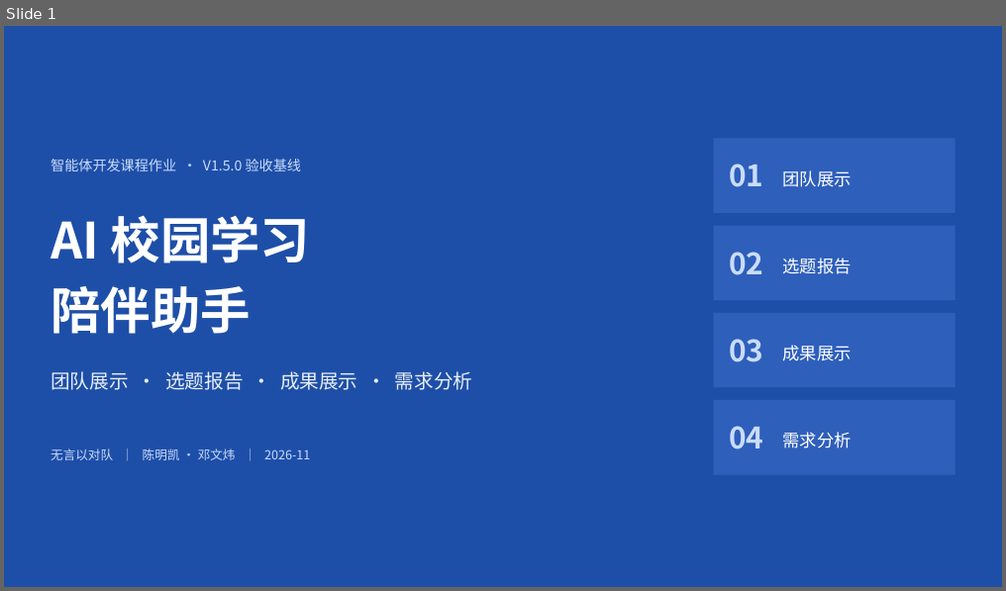
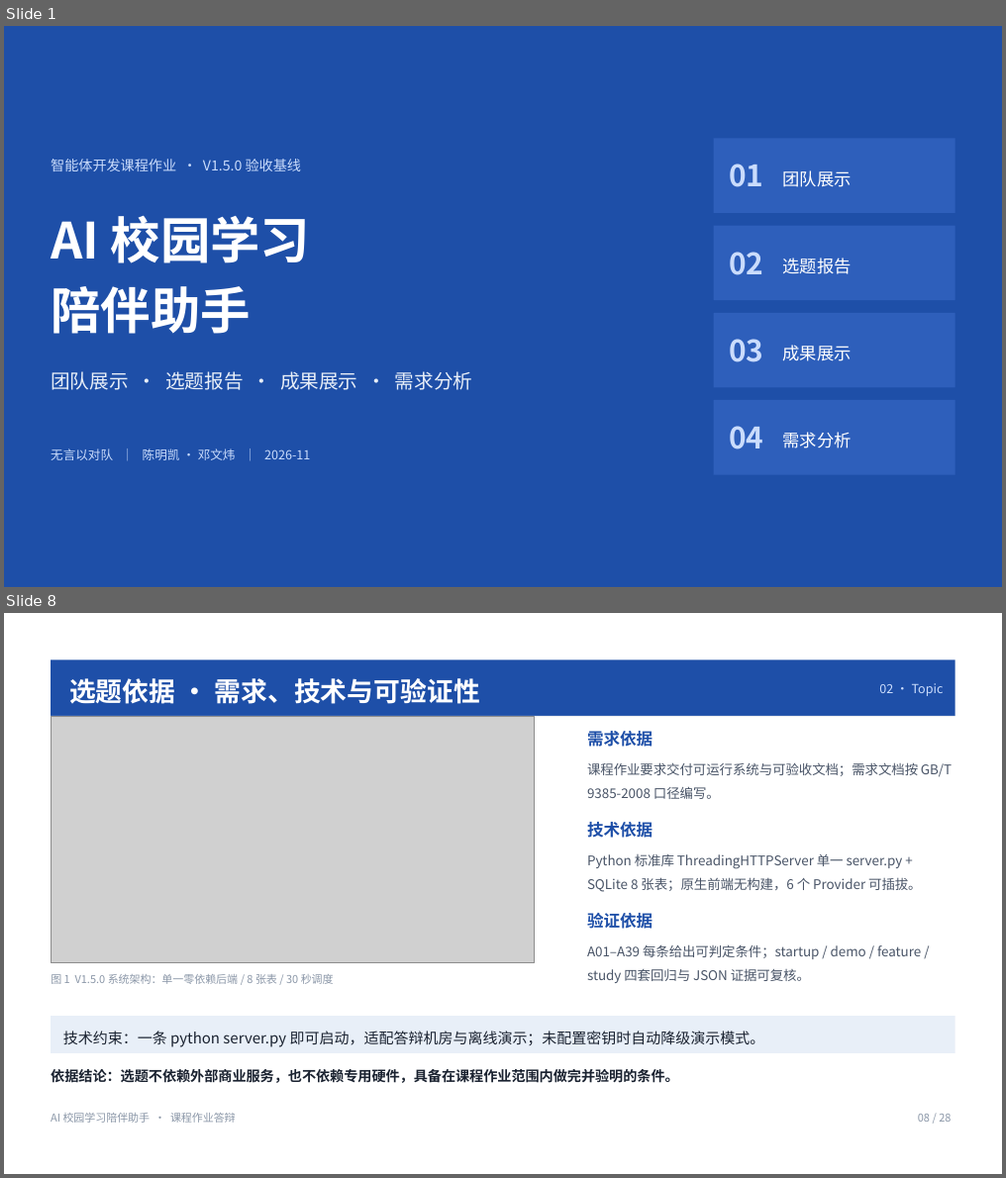
Before and after one commit to kecit33/ai-agent-study, a slide deck: docs/AI校园学习陪伴助手_团队展示与需求分析.pptx. Shown one above the other, each under a label of ours: slide 1 before the commit, slides 1 and 8 after it; the slides between them are not shown. The pictures are 1006x591 and 1006x1178 pixels, drawn with LibreOffice and Linux fonts; fonts in the diff are those of the drawing; grey boxes stand for pictures. Boxes give left, top, right and bottom in pixels: in the first picture for what was removed or moved away, otherwise in the second. Text is boxed around its words. In the diff, an @@ line names an element or a change of style, - is before the commit and + after.

Commit message:
feat(ppt): 答辩 PPT 整体优化，28 页结构重排并同步 README/自检报告/SRS 口径

```diff
--- a/docs/AI校园学习陪伴助手_团队展示与需求分析.pptx
+++ b/docs/AI校园学习陪伴助手_团队展示与需求分析.pptx
@@ slide 8 added at [4, 613, 1002, 1174], background #FFFFFF @@
@@ rectangle added at [51, 660, 954, 716], fill #1E4FA8 @@
@@ text added at [69, 678, 480, 704], 25.5 pt, text #FFFFFF, bold @@
+选题依据 · 需求、技术与可验证性
@@ text added at [879, 683, 944, 696], 12 pt, text #CADCFC @@
+02 · Topic
@@ rectangle added at [51, 716, 954, 717], fill #E5E7EB @@
@@ picture added at [51, 717, 534, 963] @@
@@ text added at [587, 731, 652, 747], 15.8 pt, text #1E4FA8, bold @@
+需求依据
@@ text added at [587, 762, 951, 799], 12.8 pt, text #4A5568 @@
+课程作业要求交付可运行系统与可验收文档；需求文档按 GB/T 9385-2008 口径编写。
@@ text added at [587, 822, 652, 838], 15.8 pt, text #1E4FA8, bold @@
+技术依据
@@ text added at [587, 855, 922, 892], 12.8 pt, text #4A5568 @@
+Python 标准库 ThreadingHTTPServer 单一 server.py + SQLite 8 张表；原生前端无构建，6 个 Provider 可插拔。
@@ text added at [587, 913, 652, 929], 15.8 pt, text #1E4FA8, bold @@
+验证依据
@@ text added at [587, 945, 921, 983], 12.8 pt, text #4A5568 @@
+A01–A39 每条给出可判定条件；startup / demo / feature / study 四套回归与 JSON 证据可复核。
@@ text added at [51, 974, 334, 984], 10.5 pt, text #8B97A8 @@
+图 1 V1.5.0 系统架构：单一零依赖后端 / 8 张表 / 30 秒调度
@@ rectangle added at [51, 1017, 954, 1054], fill #E8EFF8 @@
@@ text added at [63, 1031, 765, 1048], 14.2 pt, text #1A2230 @@
+技术约束：一条 python server.py 即可启动，适配答辩机房与离线演示；未配置密钥时自动降级演示模式。
@@ text added at [51, 1069, 679, 1083], 13.5 pt, text #1A2230, bold @@
+依据结论：选题不依赖外部商业服务，也不依赖专用硬件，具备在课程作业范围内做完并验明的条件。
@@ text added at [51, 1113, 236, 1123], 10.5 pt, text #8B97A8 @@
+AI 校园学习陪伴助手 · 课程作业答辩
@@ text added at [918, 1114, 950, 1122], 10.5 pt, text #8B97A8 @@
+08 / 28
```
Also in this commit, not shown: 19 slides changed, 2 other slides added, 3 slides removed, 28 other files.
